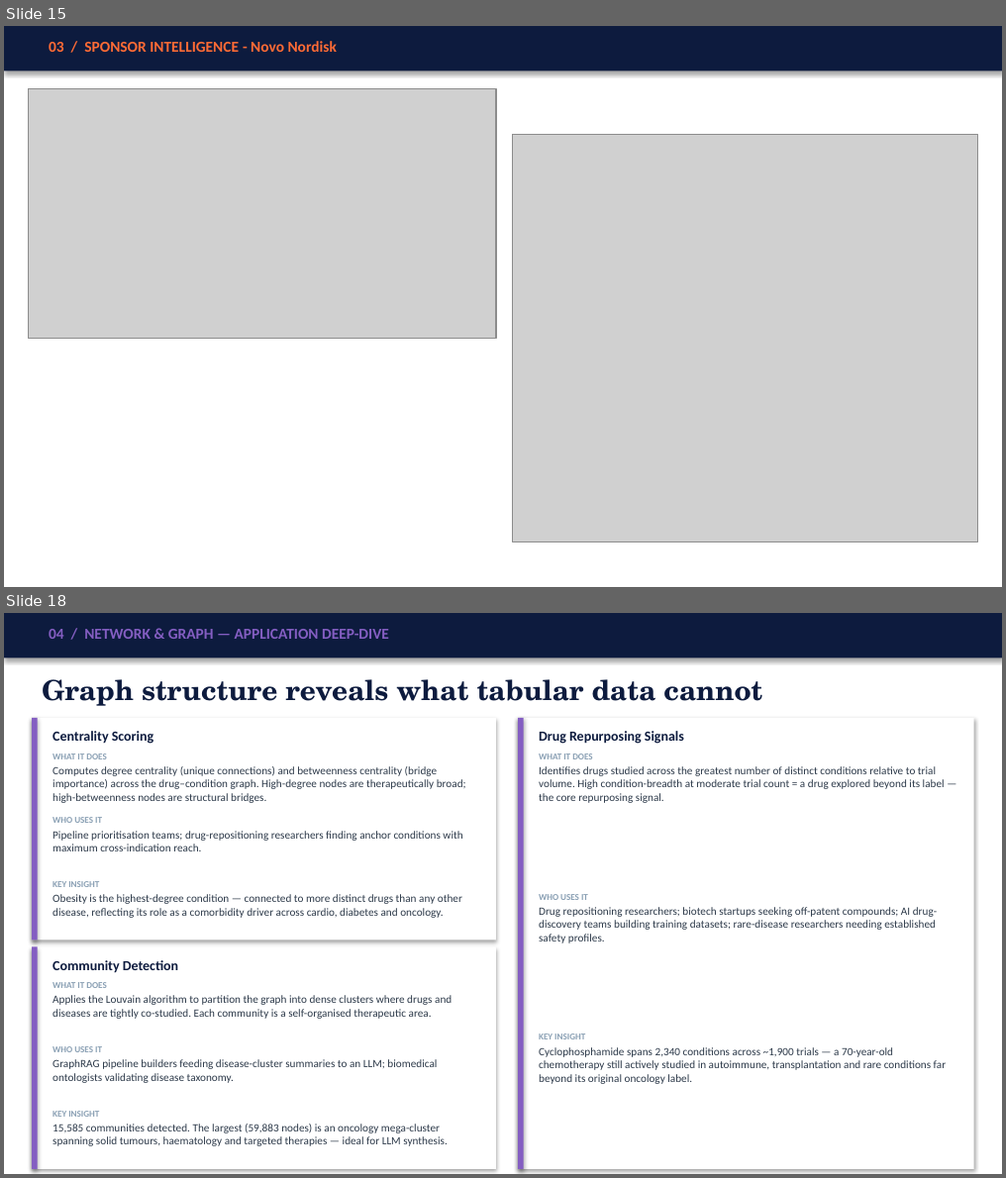
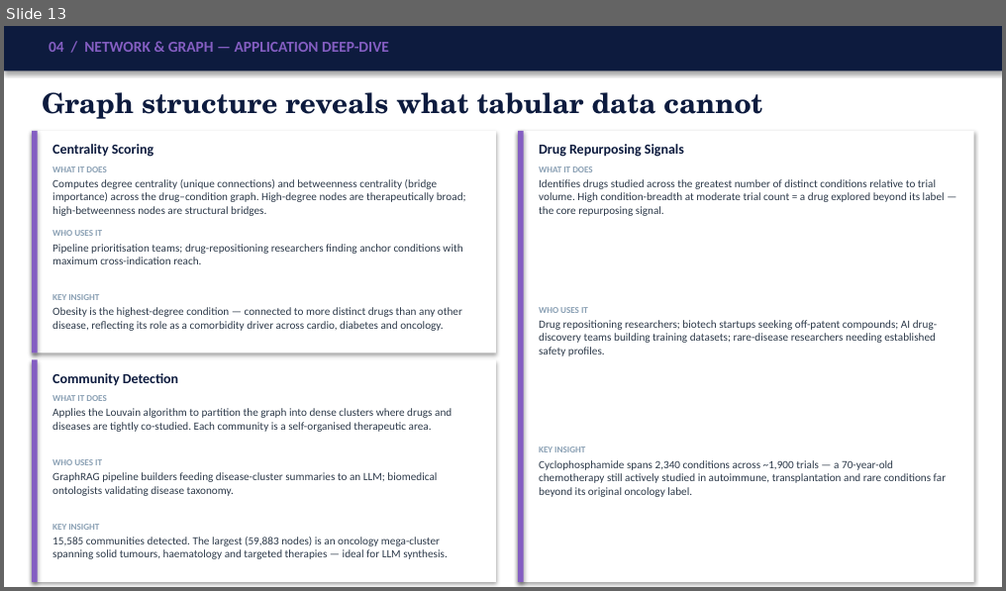
Before and after one commit to SHASANKsp/ClinicalTrails_application, a slide deck: ClinicalTrials_KG_LinkedIn_v2.pptx. Shown one above the other, each under a label of ours: slides 15 and 18 before the commit, slide 13 after it; the slides between them are not shown. The pictures are 1006x1178 and 1006x591 pixels, drawn with LibreOffice and Linux fonts; fonts in the diff are those of the drawing; grey boxes stand for pictures. Boxes give left, top, right and bottom in pixels: in the first picture for what was removed or moved away, otherwise in the second. Text is boxed around its words. In the diff, an @@ line names an element or a change of style, - is before the commit and + after.

```diff
--- a/ClinicalTrials_KG_LinkedIn_v2.pptx
+++ b/ClinicalTrials_KG_LinkedIn_v2.pptx
@@ slide 15 removed at [4,26,1002,587], background #FFFFFF @@
@@ rectangle removed at [4,26,1002,71] @@
@@ text removed at [49,41,337,52] @@
-03 / SPONSOR INTELLIGENCE - Novo Nordisk
@@ picture removed at [28,89,496,339] @@
@@ picture removed at [513,135,978,543] @@
@@ what was slide 18 is now slide 13 @@
```
Also in this commit, not shown: 11 slides changed, 1 slide added, 5 other slides removed, 3 other files.
